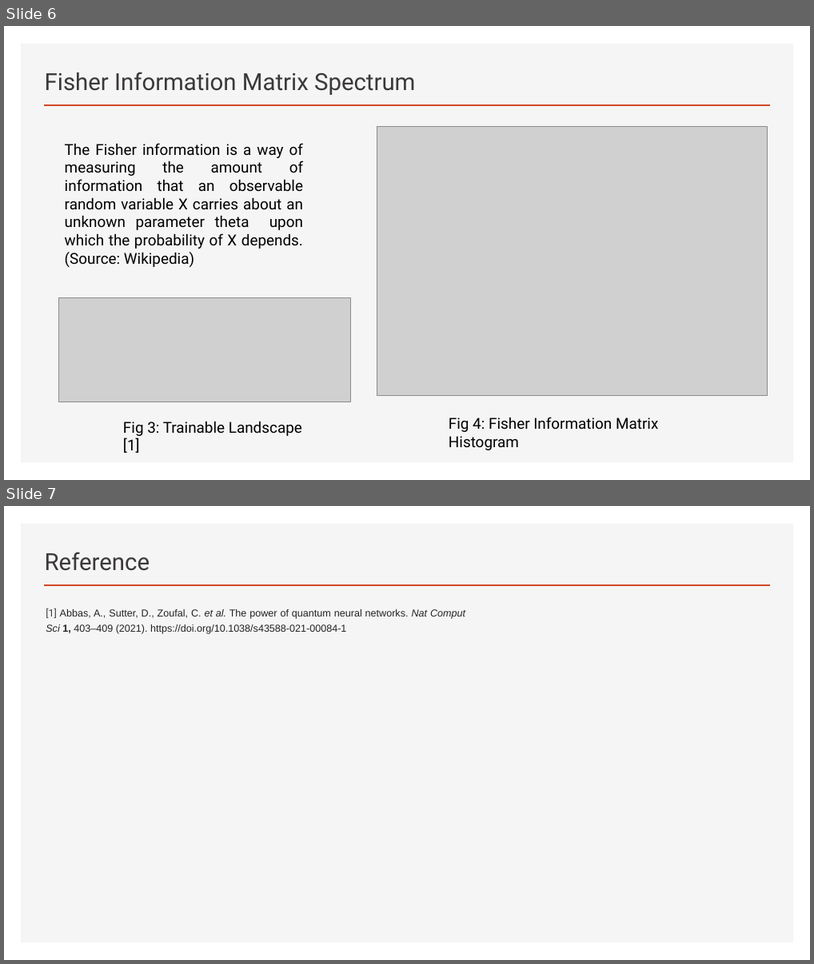
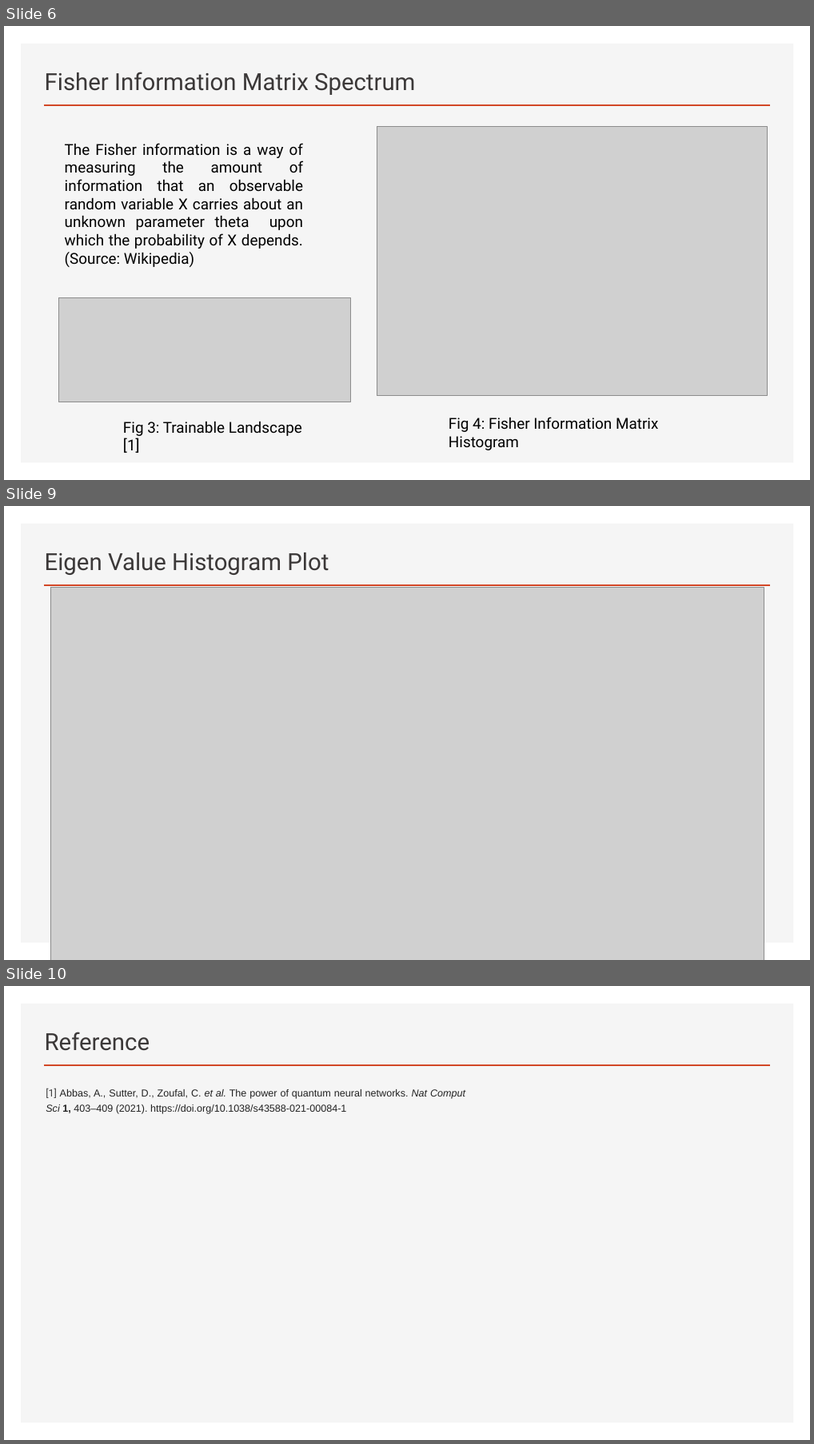
Before and after one commit to rsathyak/qml_masters_thesis, a slide deck: slides/13. The Power of Quantum Neural Networks.pptx. Shown one above the other, each under a label of ours: slides 6 and 7 before the commit, slides 6, 9 and 10 after it; the slides between them are not shown. The pictures are 814x964 and 814x1444 pixels, drawn with LibreOffice and Linux fonts; fonts in the diff are those of the drawing; grey boxes stand for pictures. Boxes give left, top, right and bottom in pixels: in the first picture for what was removed or moved away, otherwise in the second. Text is boxed around its words. In the diff, an @@ line names an element or a change of style, - is before the commit and + after.

```diff
--- a/slides/13. The Power of Quantum Neural Networks.pptx
+++ b/slides/13. The Power of Quantum Neural Networks.pptx
@@ slide 9 added at (4,506,810,960), background #FFFFFF; not listed: 2 template elements that a slide beside it also shows @@
@@ title added at (45,552,329,575), 28 pt, text #3B3838 @@
+Eigen Value Histogram Plot
@@ picture added at (50,587,765,960) @@
@@ what was slide 7 is now slide 10 @@
```
Also in this commit, not shown: 2 other slides added, 16 other files.
